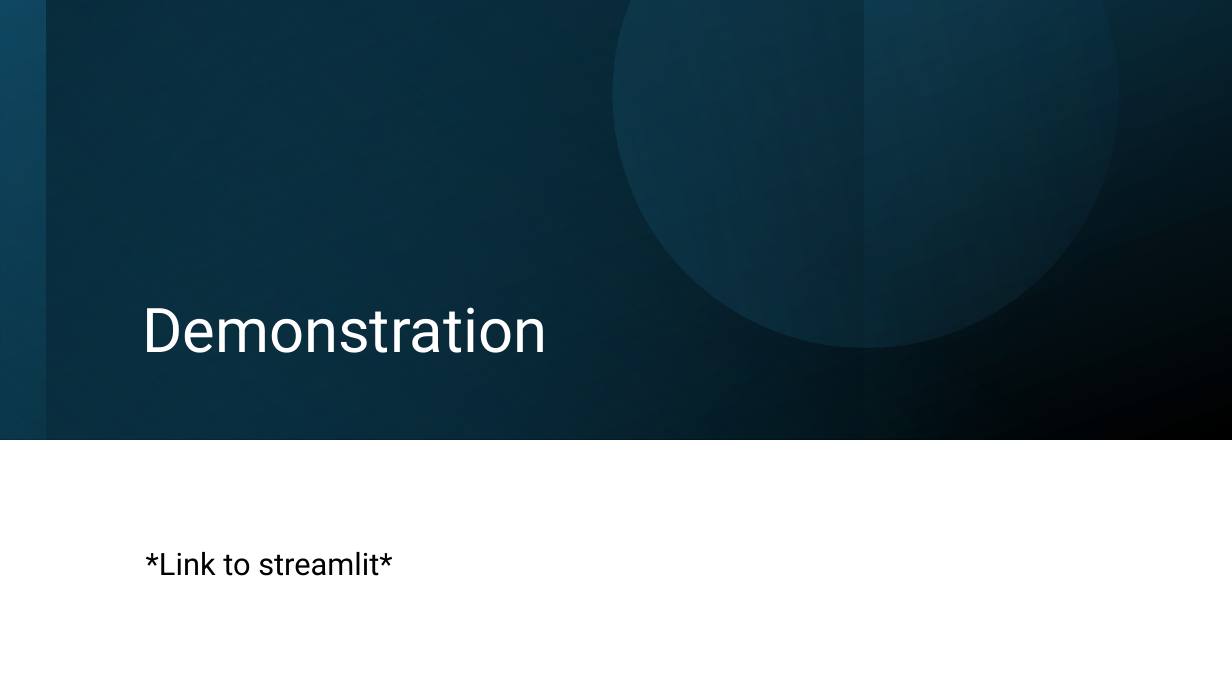
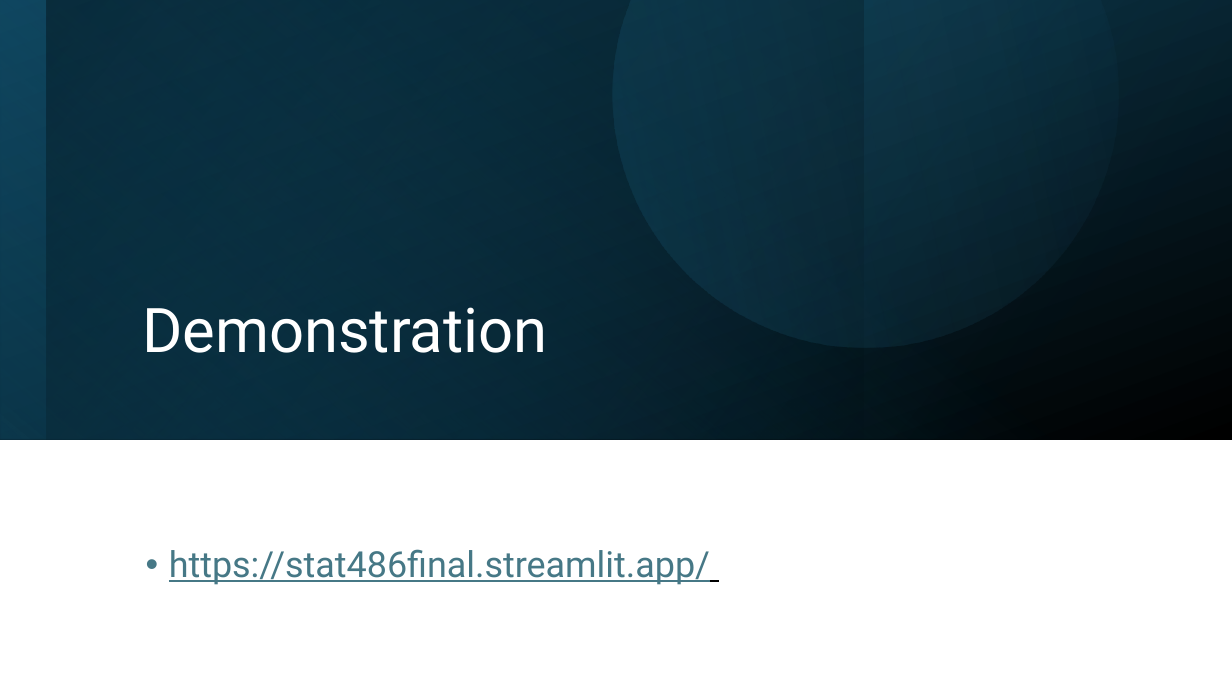
Before and after one commit to ThatTwoDude/STAT486_FinalProject, a slide deck: slide 9 of progress/ClassPresentation.pptx. Drawn at 1232x693 pixels with LibreOffice and Linux fonts; fonts in the diff are those of the drawing. Boxes give left, top, right and bottom in pixels: in the first picture for what was removed or moved away, otherwise in the second. Text is boxed around its words. In the diff, an @@ line names an element or a change of style, - is before the commit and + after.

Commit message:
added streamlit link

```diff
--- a/progress/ClassPresentation.pptx
+++ b/progress/ClassPresentation.pptx
@@ text at [169, 549, 710, 585]: text changed; size 24 to 28 pt; text colour #000000 to #467886 @@
-*Link to streamlit*
+• https://stat486final.streamlit.app/
```
